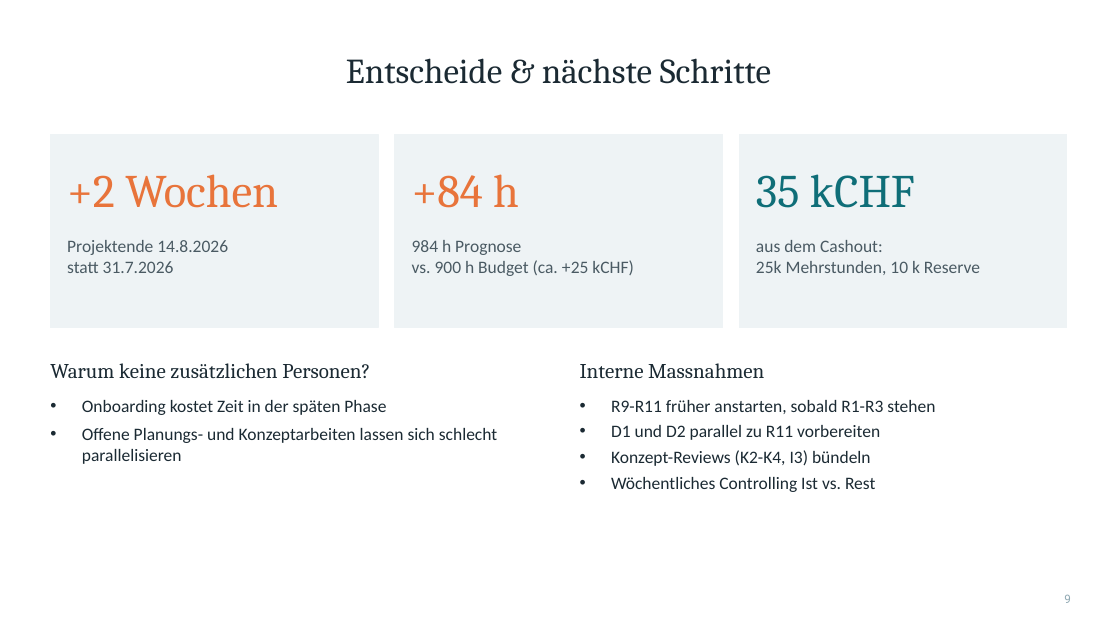
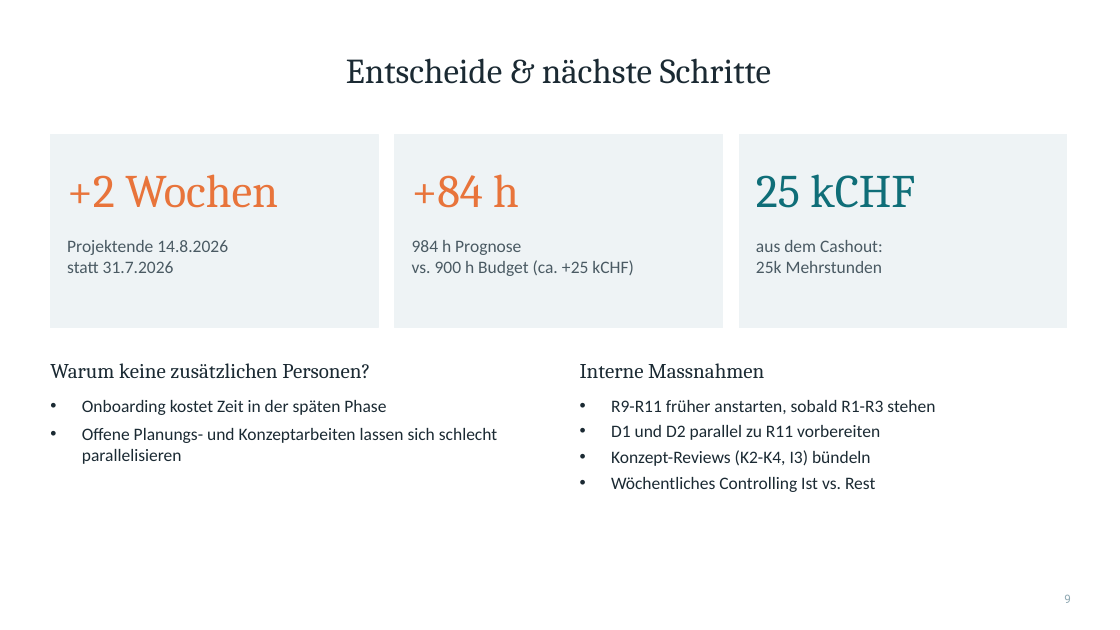
Before and after one commit to C4RN1V0R/Projektanalyse-pmqm, a slide deck: slide 9 of Projektpraesentation.pptx. Drawn at 1120x630 pixels with LibreOffice and Linux fonts; fonts in the diff are those of the drawing. Boxes give left, top, right and bottom in pixels: in the first picture for what was removed or moved away, otherwise in the second. Text is boxed around its words. In the diff, an @@ line names an element or a change of style, - is before the commit and + after.

```diff
--- a/Projektpraesentation.pptx
+++ b/Projektpraesentation.pptx
@@ text at (756,174,915,208): text changed @@
-35 kCHF
+25 kCHF
@@ text at (756,261,883,273): text changed @@
-25k Mehrstunden, 10 k Reserve
+25k Mehrstunden
```
Also in this commit, not shown: 3 other slides changed.
